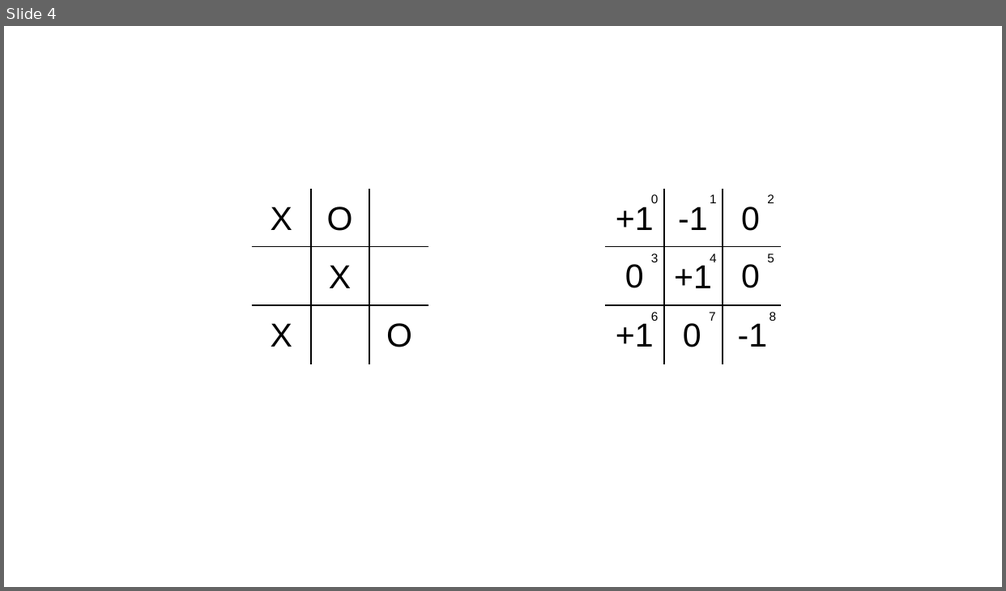
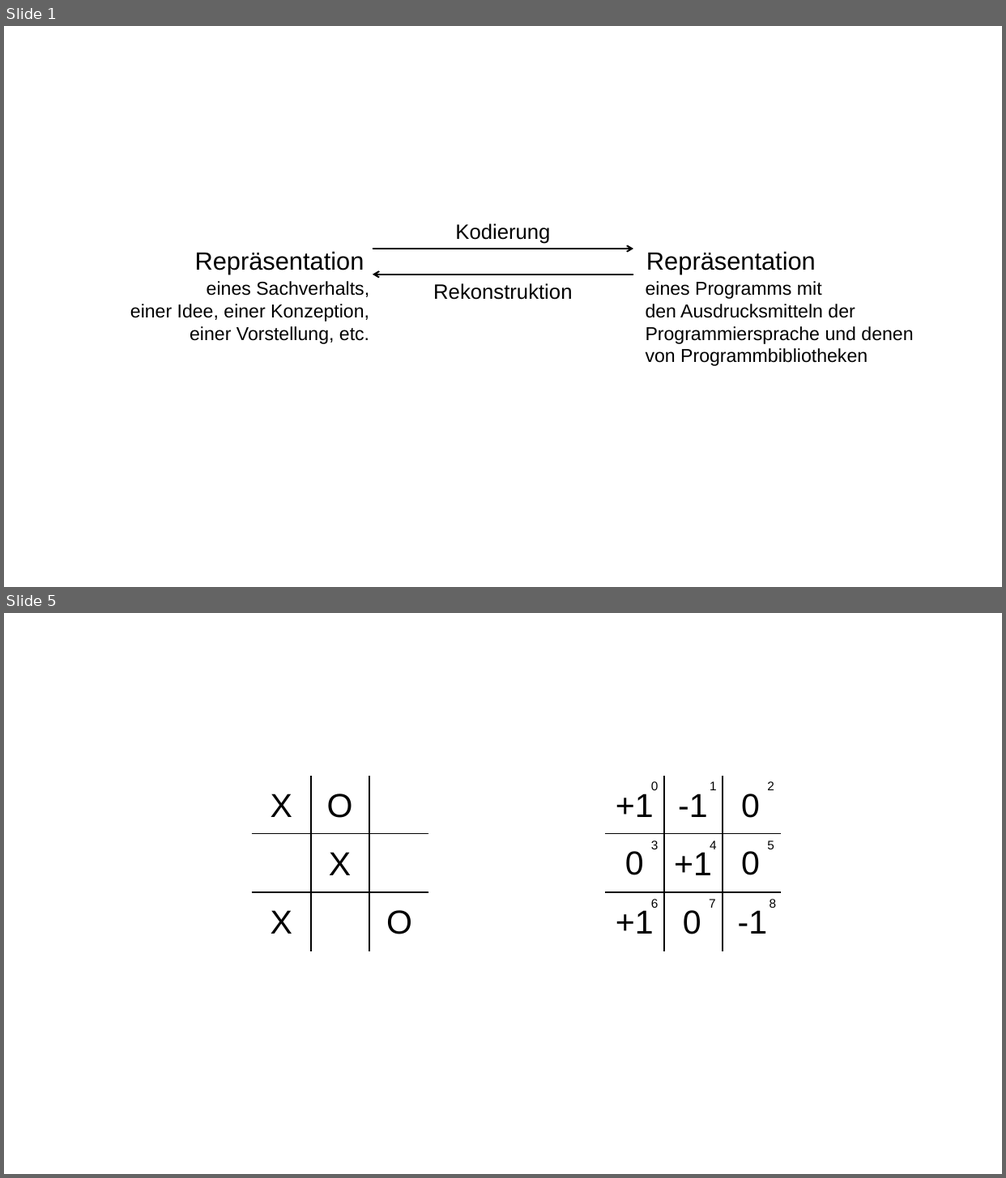
Before and after one commit to denkspuren/plj, a slide deck: KodierungUndRepräsentation/KodierungUndRepräsentation.pptx. Shown one above the other, each under a label of ours: slide 4 before the commit, slides 1 and 5 after it; the slides between them are not shown. The pictures are 1006x591 and 1006x1178 pixels, drawn with LibreOffice and Linux fonts; fonts in the diff are those of the drawing. Boxes give left, top, right and bottom in pixels: in the first picture for what was removed or moved away, otherwise in the second. Text is boxed around its words. In the diff, an @@ line names an element or a change of style, - is before the commit and + after.

```diff
--- a/KodierungUndRepräsentation/KodierungUndRepräsentation.pptx
+++ b/KodierungUndRepräsentation/KodierungUndRepräsentation.pptx
@@ slide 1 added at (4, 26, 1002, 587), background #FFFFFF @@
@@ group added at (130, 224, 913, 366): 6 texts, 2 arrows @@
+Repräsentation
+Repräsentation
+eines Sachverhalts,
+einer Idee, einer Konzeption,
+einer Vorstellung, etc.
+eines Programms mit
+den Ausdrucksmitteln der
+Programmiersprache und denen
+von Programmbibliotheken
+Kodierung
+Rekonstruktion
@@ what was slide 4 is now slide 5 @@
```
Also in this commit, not shown: 3 slides changed, 2 other files.
